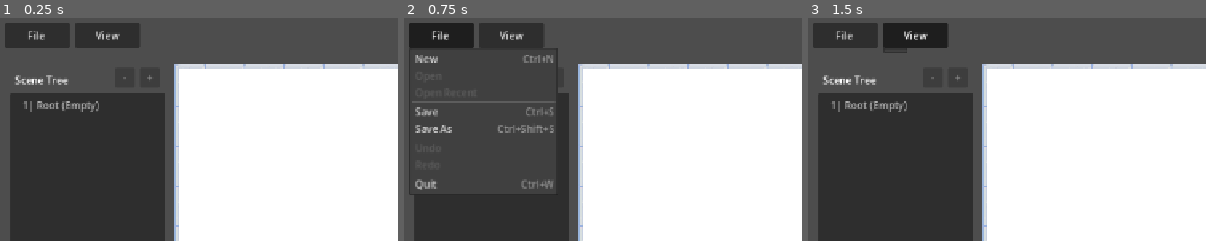
Above: before the commit, frames 1-3 (left to right).
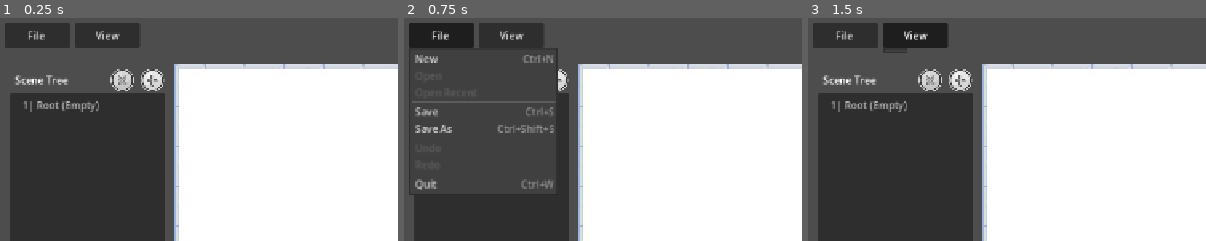
Above: after the commit, the same moments.

Repository: Vuldora/battles-2-modding-tools
Game: Godot game, scene res://main.tscn
The game is run twice, just before and just after one commit, with the same random seed, the same clock (stepped at 60 frames per second) and the same inputs.
Inputs:
- Up to frame 1 (0.25 s): no input
- Up to frame 2 (0.75 s): click "File" at 0.5 s
- Up to frame 3 (1.5 s): click "View" at 1.25 s
The pictures show only the part of the screen within x 0-50%, y 0-50%; the shares and areas given below are measured in that part.

The runs differ from the first frame. In frame 1, 0.8% of the frame differs, in the area x 27-42%, y 22-33%; in frame 2, 0.2%; in frame 3, 0.8%.

Commit message:
map editor updates

Diff:
--- a/b2_map_editor/classes/entity_track.gd
+++ b/b2_map_editor/classes/entity_track.gd
@@ -21,14 +21,141 @@
 
 static func get_creation_ui(tree : Tree, global_id : int, done_func : Callable) -> Control:
 	var root := super.get_creation_ui(tree, global_id, done_func)
+	root.size = Vector2(780.0, 600.0)
+	root.position = (viewport_size - root.size) * 0.5
 	var line_edit : LineEdit = root.get_node("line_edit")
 	var create_button : Button = root.get_node("create_button")
 	for c in create_button.pressed.get_connections():
 		create_button.pressed.disconnect(c.callable)
+	var title : Label = root.get_node("title")
+	title.text = "Create Track Node"
+	var exit_button : Button = root.get_node("exit_button")
+	exit_button.position = Vector2(740.0, 8.0)
+
+	var separator1 := HSeparator.new()
+	root.add_child(separator1)
+	separator1.size = Vector2(708.0, 24.0)
+	separator1.position = Vector2(16.0, 76.0)
+
+	var label_y : Array[float] = [96.0]
+
+	var add_label = func(text, x):
+		var label := Label.new()
+		root.add_child(label)
+		label.text = text
+		label.position = Vector2(x, label_y[0])
+		label_y[0] += 64.0
+
+	for t in [
+		"Side",
+		"Width",
+		"Bloon source bitmask",
+		"Bloon type filter bitmask (natural)",
+		"Bloon type filter string (natural)",
+		"Bloon feature inclusive filter bitmask (natural)",
+		"Bloon feature exclusive filter bitmask (natural)"
+		]:
+				add_label.call(t, 16.0)
+	label_y[0] = 96.0
+	for t in [
+		"Exclude from auto track targeting",
+		"Source Path ID",
+		"Teleporter Track",
+		"Bloon type filter bitmask (sent)",
+		"Bloon type filter string (sent)",
+		"Bloon feature inclusive filter bitmask (sent)",
+		"Bloon feature exclusive filter bitmask (sent)",
+	]:
+		add_label.call(t, 406.0)
+
+	var spinbox_side := SpinBox.new()
+	root.add_child(spinbox_side)
+	spinbox_side.position = Vector2(16.0, 120.0)
+
+	var slider_width := GenericSlider.new("", 0.0, 3.0, 10.0, 6)
+	root.add_child(slider_width)
+	slider_width.position = Vector2(-32.0, 184.0)
+
+	var line_edit_bloon_source := LineEdit.new()
+	root.add_child(line_edit_bloon_source)
+	line_edit_bloon_source.size = Vector2(160.0, 32.0)
+	line_edit_bloon_source.position = Vector2(16.0, 252.0)
+
+	var line_edit_type_bit_nats := LineEdit.new()
+	root.add_child(line_edit_type_bit_nats)
+	line_edit_type_bit_nats.size = Vector2(160.0, 32.0)
+	line_edit_type_bit_nats.position = Vector2(16.0, 316.0)
+
+	var line_edit_type_str_nats := LineEdit.new()
+	root.add_child(line_edit_type_str_nats)
+	line_edit_type_str_nats.size = Vector2(160.0, 32.0)
+	line_edit_type_str_nats.position = Vector2(16.0, 380.0)
+
+	var line_edit_feat_inc_nats := LineEdit.new()
+	root.add_child(line_edit_feat_inc_nats)
+	line_edit_feat_inc_nats.size = Vector2(160.0, 32.0)
+	line_edit_feat_inc_nats.position = Vector2(16.0, 444.0)
+
+	var line_edit_feat_exc_nats := LineEdit.new()
+	root.add_child(line_edit_feat_exc_nats)
+	line_edit_feat_exc_nats.size = Vector2(160.0, 32.0)
+	line_edit_feat_exc_nats.position = Vector2(16.0, 508.0)
+
+	var check_exclude_auto := CheckBox.new()
+	root.add_child(check_exclude_auto)
+	check_exclude_auto.position = Vector2(406.0, 120.0)
+
+	var spinbox_source := SpinBox.new()
+	root.add_child(spinbox_source)
+	spinbox_source.position = Vector2(406.0, 184.0)
+
+	var check_teleporter := CheckBox.new()
+	root.add_child(check_teleporter)
+	check_teleporter.position = Vector2(406.0, 248.0)
+
+	var line_edit_type_bit_sent := LineEdit.new()
+	root.add_child(line_edit_type_bit_sent)
+	line_edit_type_bit_sent.size = Vector2(160.0, 32.0)
+	line_edit_type_bit_sent.position = Vector2(406.0, 316.0)
+
+	var line_edit_type_str_sent := LineEdit.new()
+	root.add_child(line_edit_type_str_sent)
+	line_edit_type_str_sent.size = Vector2(160.0, 32.0)
+	line_edit_type_str_sent.position = Vector2(406.0, 380.0)
+
+	var line_edit_feat_inc_sent := LineEdit.new()
+	root.add_child(line_edit_feat_inc_sent)
+	line_edit_feat_inc_sent.size = Vector2(160.0, 32.0)
+	line_edit_feat_inc_sent.position = Vector2(406.0, 444.0)
+
+	var line_edit_feat_exc_sent := LineEdit.new()
+	root.add_child(line_edit_feat_exc_sent)
+	line_edit_feat_exc_sent.size = Vector2(160.0, 32.0)
+	line_edit_feat_exc_sent.position = Vector2(406.0, 508.0)
+
+	create_button.position = Vector2(360.0, 560.0)
 	create_button.pressed.connect(
 		func():
-			EntityTrack.new(global_id, line_edit.text, tree.get_selected().get_metadata(0), tree)
+			var track_ = Track.new(
+				int(spinbox_side.value),
+				slider_width.get_value(),
+				check_teleporter.button_pressed,
+				check_exclude_auto.button_pressed,
+				int(line_edit_bloon_source.text),
+				int(line_edit_type_bit_nats.text),
+				line_edit_type_str_nats.text,
+				int(line_edit_feat_inc_nats.text),
+				int(line_edit_feat_exc_nats.text),
+				int(line_edit_type_bit_sent.text),
+				line_edit_type_str_sent.text,
+				int(line_edit_feat_inc_sent.text),
+				int(line_edit_feat_exc_sent.text),
+				int(spinbox_source.value)
+				)
+			EntityTrack.new(global_id, line_edit.text, tree.get_selected().get_metadata(0), tree,
+			track_)
 			done_func.call(0)
 			root.queue_free()
 	)
+
 	return root
--- a/b2_map_editor/classes/track.gd
+++ b/b2_map_editor/classes/track.gd
@@ -15,6 +15,37 @@
 var track_opponent_bloon_feature_inclusive_filter_bitmask : int
 var track_opponent_bloon_feature_exclusive_filter_bitmask : int
 var source_path_id : int
+
+func _init(
+	side_ : int = 0,
+	width_ : float = 0.0,
+	is_teleporter_track_ : bool = false,
+	exclude_from_auto_track_targeting_ : bool = false,
+	track_bloon_source_bitmask_ : int = 0,
+	track_round_bloon_type_filte_bitmask_ : int = 0,
+	track_round_bloon_type_filter_string_ : String = "",
+	track_round_bloon_feature_inclusive_filter_bitmask_ : int = 0,
+	track_round_bloon_feature_exclusive_filter_bitmask_ : int = 0,
+	track_opponent_bloon_type_filte_bitmask_ : int = 0,
+	track_opponent_bloon_type_filter_string_ : String = "",
+	track_opponent_bloon_feature_inclusive_filter_bitmask_ : int = 0,
+	track_opponent_bloon_feature_exclusive_filter_bitmask_ : int = 0,
+	source_path_id_ : int = 0
+) -> void:
+	side = side_
+	width = width_
+	is_teleporter_track = is_teleporter_track_
+	exclude_from_auto_track_targeting = exclude_from_auto_track_targeting_
+	track_bloon_source_bitmask = track_bloon_source_bitmask_
+	track_round_bloon_type_filte_bitmask = track_round_bloon_type_filte_bitmask_
+	track_round_bloon_type_filter_string = track_round_bloon_type_filter_string_
+	track_round_bloon_feature_inclusive_filter_bitmask = track_round_bloon_feature_inclusive_filter_bitmask_
+	track_round_bloon_feature_exclusive_filter_bitmask = track_round_bloon_feature_exclusive_filter_bitmask_
+	track_opponent_bloon_type_filte_bitmask = track_opponent_bloon_type_filte_bitmask_
+	track_opponent_bloon_type_filter_string = track_opponent_bloon_type_filter_string_
+	track_opponent_bloon_feature_inclusive_filter_bitmask = track_opponent_bloon_feature_inclusive_filter_bitmask_
+	track_opponent_bloon_feature_exclusive_filter_bitmask = track_opponent_bloon_feature_exclusive_filter_bitmask_
+	source_path_id = source_path_id_
 
 func to_dict() -> Dictionary:
 	return {
--- a/b2_map_editor/main.gd
+++ b/b2_map_editor/main.gd
@@ -91,7 +91,7 @@
 
 func _on_tree_item_selected() -> void:
 	$ButtonAddNode.disabled = false
-	$ButtonDelNode.disabled = false
+	$ButtonDelNode.disabled = $Tree.get_selected() == $Tree.get_root()
 
 func _on_button_overlay_pressed() -> void:
 	var file_dialog := FileDialog.new()
@@ -117,6 +117,9 @@
 
 func _on_button_del_node_pressed() -> void:
 	var it : TreeItem = $Tree.get_selected()
+	var node : Entity = it.get_metadata(0)
+	var parent_node : Entity = it.get_parent().get_metadata(0)
+	parent_node.entity_children.erase(node)
 	if it: it.free()
 	$ButtonAddNode.disabled = true
 	$ButtonDelNode.disabled = true
@@ -125,7 +128,7 @@
 	is_creating = false
 	$PanelChooseType.visible = false
 	$ButtonAddNode.disabled = false
-	$ButtonDelNode.disabled = false
+	$ButtonDelNode.disabled = $Tree.get_selected() == $Tree.get_root()
 	$Tree.process_mode = Node.PROCESS_MODE_INHERIT
 	$TopBar.process_mode = Node.PROCESS_MODE_INHERIT
 
@@ -139,7 +142,7 @@
 		global_id_count += 1
 	is_creating = false
 	$ButtonAddNode.disabled = false
-	$ButtonDelNode.disabled = false
+	$ButtonDelNode.disabled = $Tree.get_selected() == $Tree.get_root()
 	$Tree.process_mode = Node.PROCESS_MODE_INHERIT
 	$TopBar.process_mode = Node.PROCESS_MODE_INHERIT
 
--- a/b2_map_editor/main.tscn
+++ b/b2_map_editor/main.tscn
@@ -3,6 +3,12 @@
 [ext_resource type="Theme" uid="uid://v2ohsnwtpopy" path="res://main_theme.tres" id="1_h2yge"]
 [ext_resource type="Script" uid="uid://dpwm3uskhjmox" path="res://main.gd" id="1_ig7tw"]
 [ext_resource type="Texture2D" uid="uid://decng2vaf8aqu" path="res://textures/map_border.png" id="2_0xm2m"]
+[ext_resource type="Texture2D" uid="uid://cugcblmel32we" path="res://textures/add_node.png" id="4_lquwl"]
+[ext_resource type="Texture2D" uid="uid://ci0rbcjrb755q" path="res://textures/del_node.png" id="5_7mycd"]
+[ext_resource type="Texture2D" uid="uid://k0sesalu6rgk" path="res://textures/add_node_disabled.png" id="5_272bh"]
+[ext_resource type="Texture2D" uid="uid://dptchre20g2" path="res://textures/add_node_hover.png" id="5_kek77"]
+[ext_resource type="Texture2D" uid="uid://dejvnjpfsmdox" path="res://textures/del_node_disabled.png" id="7_5vw27"]
+[ext_resource type="Texture2D" uid="uid://c7n0y6th47qqc" path="res://textures/del_node_hover.png" id="8_4c57u"]
 
 [node name="Control" type="Control" unique_id=384971263]
 layout_mode = 3
@@ -110,23 +116,29 @@
 text = "Scene Tree"
 vertical_alignment = 1
 
-[node name="ButtonAddNode" type="Button" parent="." unique_id=2020773874]
+[node name="ButtonAddNode" type="TextureButton" parent="." unique_id=541180976]
 layout_mode = 0
 offset_left = 224.0
 offset_top = 80.0
-offset_right = 256.0
-offset_bottom = 111.0
-disabled = true
-text = "+"
+offset_right = 264.0
+offset_bottom = 120.0
+texture_normal = ExtResource("4_lquwl")
+texture_hover = ExtResource("5_kek77")
+texture_disabled = ExtResource("5_272bh")
+ignore_texture_size = true
+stretch_mode = 5
 
-[node name="ButtonDelNode" type="Button" parent="." unique_id=18155192]
+[node name="ButtonDelNode" type="TextureButton" parent="." unique_id=1423438187]
 layout_mode = 0
-offset_left = 184.0
+offset_left = 176.0
 offset_top = 80.0
 offset_right = 216.0
-offset_bottom = 111.0
-disabled = true
-text = "-"
+offset_bottom = 120.0
+texture_normal = ExtResource("5_7mycd")
+texture_hover = ExtResource("8_4c57u")
+texture_disabled = ExtResource("7_5vw27")
+ignore_texture_size = true
+stretch_mode = 5
 
 [node name="PanelChooseType" type="Panel" parent="." unique_id=1994629068]
 visible = false
--- a/b2_map_editor/ui/generic_slider.gd
+++ b/b2_map_editor/ui/generic_slider.gd
@@ -19,6 +19,7 @@
 	slider.position.x = 48.0
 	slider.size = Vector2(184.0, 24.0)
 	slider.min_value = minv
+	slider.value = defv
 	slider.max_value = maxv
 	slider.tick_count = ticks
 	slider.ticks_on_borders = true
Binary file added: b2_map_editor/textures/add_node.png
Not shown, added: b2_map_editor/textures/add_node.png.import
Binary file added: b2_map_editor/textures/add_node_disabled.png
Not shown, added: b2_map_editor/textures/add_node_disabled.png.import
Binary file added: b2_map_editor/textures/add_node_hover.png
Not shown, added: b2_map_editor/textures/add_node_hover.png.import
Binary file added: b2_map_editor/textures/del_node.png
Not shown, added: b2_map_editor/textures/del_node.png.import
Binary file added: b2_map_editor/textures/del_node_disabled.png
Not shown, added: b2_map_editor/textures/del_node_disabled.png.import
Binary file added: b2_map_editor/textures/del_node_hover.png
Not shown, added: b2_map_editor/textures/del_node_hover.png.import
(and 2 more such lines)
